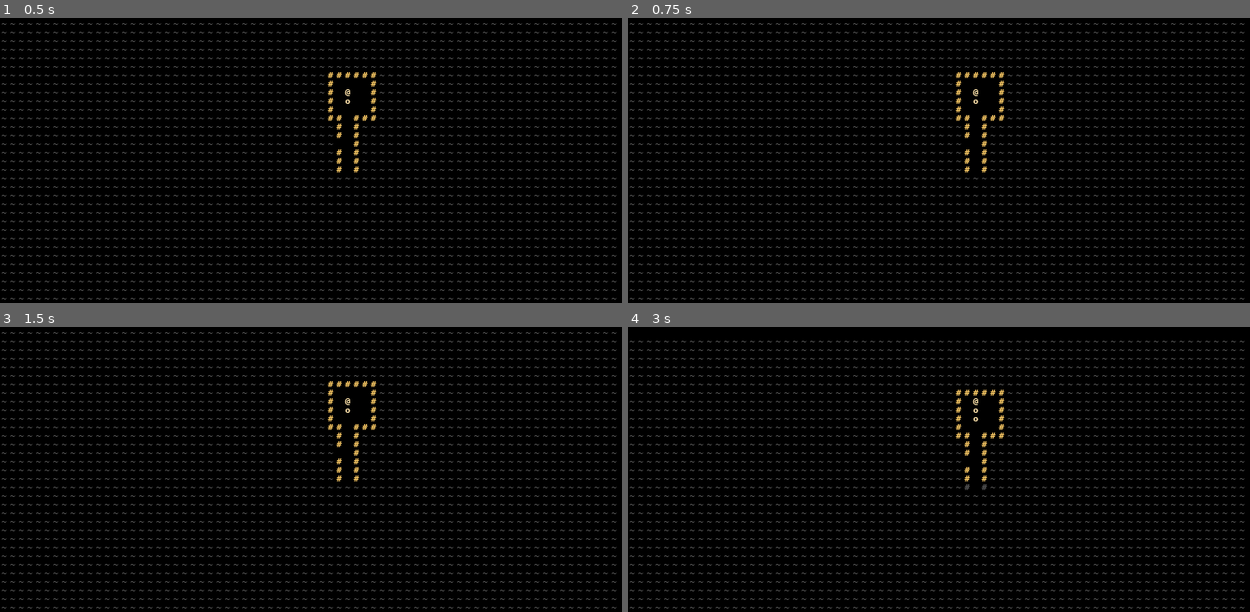
Above: before the commit, frames 1-4 (two rows, left to right).
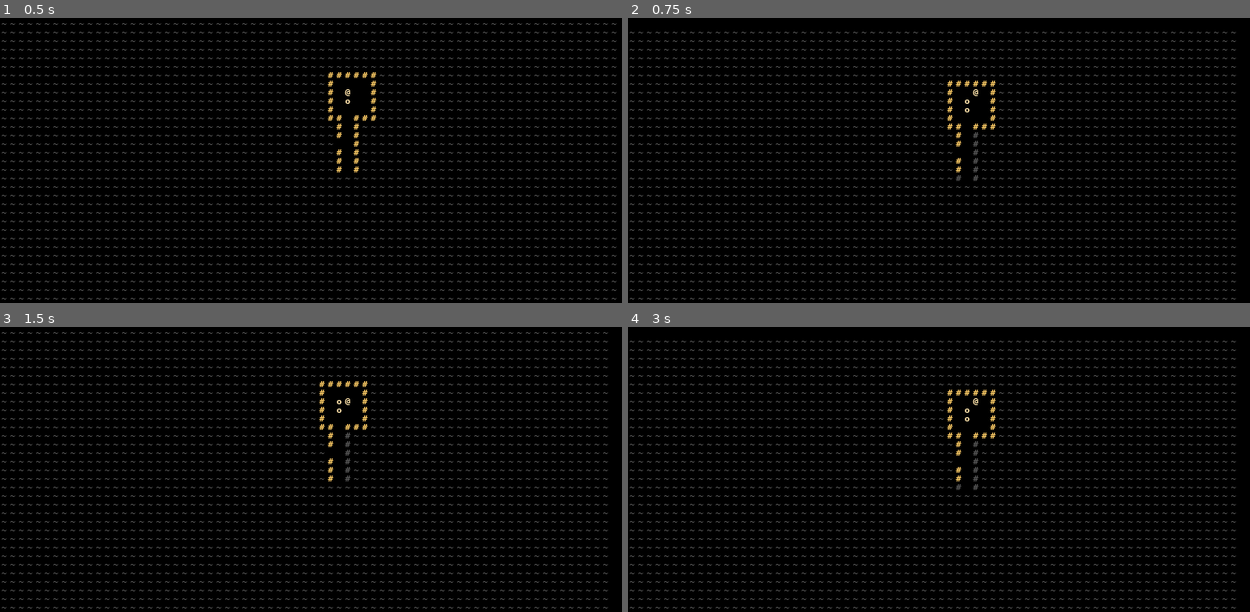
Above: after the commit, the same moments.

Repository: TechniMan/RLDevDoesTheTutorial-2023
Game: Godot game, scene res://engine.tscn
Two runs of this game, one before a commit and one after it. Both use one fixed random seed, a clock stepped at 60 frames per second and the inputs below.
Inputs:
- Up to frame 1 (0.5 s): no input
- Up to frame 2 (0.75 s): tap Enter at 0.5 s; hold Keypad 9 (move_northeast, bound only after the commit) from 0.53 s (still down); tap Keypad 5 (wait, bound only after the commit) at 0.6 s
- Up to frame 3 (1.5 s): tap Space at 1.25 s; release Keypad 9 (move_northeast, bound only after the commit) at 1.28 s; hold Down (move_south) from 1.28 s (still down); tap Keypad 5 (wait, bound only after the commit) at 1.35 s
- Up to frame 4 (3 s): tap Enter at 2 s; release Down (move_south) at 2.03 s; hold Keypad 9 (move_northeast, bound only after the commit) 2.03-2.78 s; hold Shift 2.03-2.78 s; tap Keypad 5 (wait, bound only after the commit) at 2.3, 2.85 s; tap Space at 2.75 s; hold Up (move_north) from 2.78 s (still down)

Frame 1 is identical in both runs. In frame 2, 1.1% of the frame differs, in the area x 0-100%, y 1-99%; in frame 3, 0.8%; in frame 4, 0.8%.

Commit message:
Enemies now act after player's turn

Diff:
--- a/dungeon/map.gd
+++ b/dungeon/map.gd
@@ -1,4 +1,5 @@
 extends Resource
+class_name Map
 
 
 const los = preload("res://objects/los.gd")
@@ -14,19 +15,20 @@
 
 
 const CHAR_TO_ATLAS = {
+	# symbols
 	" ": Vector2i(0, 0),
 	"#": Vector2i(3, 0),
 	".": Vector2i(14, 0),
 	"@": Vector2i(0, 1),
 	"~": Vector2i(10, 1),
-
+	# letters
 	"A": Vector2i(0, 3),
 	"a": Vector2i(0, 4),
 	"O": Vector2i(14, 3),
 	"o": Vector2i(14, 4),
 	"T": Vector2i(19, 3),
 	"t": Vector2i(19, 4),
-
+	# numbers
 	"0": Vector2i(16, 0),
 	"1": Vector2i(17, 0),
 	"2": Vector2i(18, 0),
@@ -40,10 +42,12 @@
 }
 
 
+# MAP MEMBERS
+
 const tile_size = 10
 const window_width = 80
 const window_height = 50
-const half_window_height = Vector2i(window_width / 2, window_height / 2)
+const half_window_height = Vector2i(window_width / 2.0, window_height / 2.0)
 var map_width: int
 var map_height: int
 
@@ -78,6 +82,8 @@
 var entities: Array[Entity]
 var rooms: Array[Room]
 
+# END MAP MEMBERS
+
 
 func _init(width: int, height: int):
 	map_width = width
@@ -92,11 +98,28 @@
 
 	# initialise cost array
 	grid = AStarGrid2D.new()
+	grid.set_region(Rect2i(0, 0, map_width, map_height))
+	grid.update()
+
+
+func get_actors() -> Array[Actor]:
+	var actors: Array[Actor] = []
+	for e in entities:
+		if e is Actor:
+			actors.append(e)
+	return actors
 
 
 func get_blocking_entity_at_location(location: Vector2i) -> Entity:
 	var blockers = entities.filter(func(e: Entity): return e.blocks_movement and e.position == location)
 	return blockers.front() if blockers.size() > 0 else null
+
+
+func get_actor_at_location(location: Vector2i) -> Actor:
+	for a in get_actors():
+		if a.position == location:
+			return a
+	return null
 
 
 ## Finds best path from from to to; if no valid path exists, returns empty
@@ -112,7 +135,7 @@
 	tilemap.clear_layer(layer_entities)
 
 	# shift tilemap so that player is in centre of the window
-	tilemap.position = self.map_to_px(half_window_height - player.position)
+	tilemap.position = Map.map_to_px(half_window_height - player.position)
 
 	# set up the nav grid ready for filling in
 	grid.clear()
@@ -129,13 +152,13 @@
 		for x in range(map_width):
 			var v = Vector2i(x, y)
 			if is_explored(x, y):
-				tilemap.set_cell(layer_explored, v, 0, CHAR_TO_ATLAS[get_tile(x, y).char])
+				tilemap.set_cell(layer_explored, v, 0, CHAR_TO_ATLAS[get_tile(x, y).character])
 			else:
-				tilemap.set_cell(layer_explored, v, 0, CHAR_TO_ATLAS[Tiles.FOG.char])
+				tilemap.set_cell(layer_explored, v, 0, CHAR_TO_ATLAS[Tiles.FOG.character])
 
 			# fill in light visible tiles
 			if visible_points.find(v) != -1:
-				tilemap.set_cell(layer_visible, v, 0, CHAR_TO_ATLAS[get_tile(x, y).char])
+				tilemap.set_cell(layer_visible, v, 0, CHAR_TO_ATLAS[get_tile(x, y).character])
 				explore(x, y)
 				set_visible(x, y, true)
 			else:
@@ -143,19 +166,19 @@
 
 			# fill nav grid with walkability values
 			grid.set_point_solid(v, is_walkable(x, y))
-
+	grid.update()
 	# THEN DRAW THE ENTITIES #
 
 	# draw all entities visible to player
 	for e in entities:
 		if is_visible(e.position.x, e.position.y):
-			tilemap.set_cell(layer_entities, e.position, 0, CHAR_TO_ATLAS[e.char], 0)
+			tilemap.set_cell(layer_entities, e.position, 0, CHAR_TO_ATLAS[e.character], 0)
 		# and add entity to nav grid
 		if e.blocks_movement:
 			# A lower number means more enemies will crowd behind each other in
 			# hallways. A higher number means enemies will take longer paths in
 			# order to surround the player.
-			grid.set_point_weight_scale(Vector2i(e.position.x, e.position.y), 10)
+			grid.set_point_weight_scale(Vector2i(e.position.x, e.position.y), 1)
 
 	# draw the player
-	tilemap.set_cell(layer_entities, player.position, 0, CHAR_TO_ATLAS[player.char], 0)
+	tilemap.set_cell(layer_entities, player.position, 0, CHAR_TO_ATLAS[player.character], 0)
--- a/dungeon/procgen.gd
+++ b/dungeon/procgen.gd
@@ -20,6 +20,7 @@
 	player: Entity
 ) -> Map:
 	var new_map = Map.new(map_width, map_height)
+	new_map.entities.append(player)
 	# initialise map as all walls
 	for y in map_height:
 		for x in map_width:
@@ -75,9 +76,9 @@
 		#if not entities.any(func(e): return e.position == Vector2i(x, y)):
 		var v = rand.randf()
 		if v < 0.8:
-			e = Entities.ORC.spawn(x, y)
+			e = Entities.SpawnOrc(x, y)
 		else:
-			e = Entities.TROLL.spawn(x, y)
+			e = Entities.SpawnTroll(x, y)
 		new_map.entities.append(e)
 
 
--- a/dungeon/tile.gd
+++ b/dungeon/tile.gd
@@ -4,12 +4,12 @@
 
 var walkable: bool
 var transparent: bool
-var char: String
+var character: String
 var colour: Color
 
 
 func _init(_walkable: bool, _transparent: bool, _char: String):
 	walkable = _walkable
 	transparent = _transparent
-	char = _char
+	character = _char
 	colour = Color.WHITE
--- a/entities/actor.gd
+++ b/entities/actor.gd
@@ -36,7 +36,7 @@
 	var clone = get_script().new(
 		x,
 		y,
-		char,
+		character,
 		name,
 		blocks_movement,
 		ai,
--- a/entities/components.gd
+++ b/entities/components.gd
@@ -33,12 +33,15 @@
 		return _current_hp
 
 	func set_hp(value: int):
-		# set current_hp to no lesser than 0 and no greater than max_hp
+		# clamp current_hp between 0 and max_hp
 		_current_hp = maxi(0, mini(value, _max_hp))
+
+	func take_damage(damage: int):
+		_current_hp -= damage
 
 
 class BaseAI extends Component:
-	func perform(target: Entity, map: Map) -> void:
+	func perform(_target: Entity, _map: Map) -> void:
 		pass
 
 	## Compute and return path to destination.
@@ -51,18 +54,21 @@
 class HostileEnemy extends BaseAI:
 	var path: Array[Vector2i]
 
-	func perform(target: Entity, map: Map) -> void:
+	func perform(target: Entity, map: Map):
 		var dx = target.position.x - owner.position.x
 		var dy = target.position.y - owner.position.y
 		var distance = maxi(absi(dx), abs(dy)) # Chebyshev distance: diag equidistant to orthog
 
+		# is owning entity visible to player
 		if map.is_visible(owner.position.x, owner.position.y):
+			# if in melee range
 			if distance <= 1:
 				return Action.MeleeAction.new(owner, map, dx, dy).perform()
+			# else, calculate path to player
 			path = get_path_to(target.position, map)
 
 		if path:
-			var destination = path.pop_front()
-			return Action.MoveAction.new(owner, map, destination.x - owner.x, destination.y - owner.y).perform()
+			var destination = path[1]
+			return Action.MoveAction.new(owner, map, destination.x - owner.position.x, destination.y - owner.position.y).perform()
 
 		return Action.WaitAction.new(owner, map).perform()
--- a/entities/entities.gd
+++ b/entities/entities.gd
@@ -7,26 +7,29 @@
 const Fighter = Components.Fighter
 
 
-static var PLAYER = Actor.new(
-	0, 0, "@",
-	"Player",
-	true,
-	null,
-	Fighter.new(30, 2, 5)
-)
+static func SpawnPlayer() -> Actor:
+	return Actor.new(
+		0, 0, "@",
+		"Player",
+		true,
+		null,
+		Fighter.new(30, 2, 5)
+	)
 
-static var ORC = Actor.new(
-	0, 0, "o",
-	"Orc",
-	true,
-	HostileEnemy.new(null),
-	Fighter.new(10, 0, 3)
-)
+static func SpawnOrc(x: int, y: int) -> Actor:
+	return Actor.new(
+		x, y, "o",
+		"Orc",
+		true,
+		HostileEnemy.new(null),
+		Fighter.new(10, 0, 3)
+	)
 
-static var TROLL = Actor.new(
-	0, 0, "T",
-	"Troll",
-	true,
-	HostileEnemy.new(null),
-	Fighter.new(16, 1, 4)
-)
+static func SpawnTroll(x: int, y: int) -> Actor:
+	return Actor.new(
+		x, y, "T",
+		"Troll",
+		true,
+		HostileEnemy.new(null),
+		Fighter.new(16, 1, 4)
+	)
--- a/entities/entity.gd
+++ b/entities/entity.gd
@@ -2,7 +2,7 @@
 class_name Entity
 
 
-var char: String
+var character: String
 var position: Vector2i
 const sight_range: int = 10
 var name: String
@@ -16,7 +16,7 @@
 	_name: String = "<Unnamed>",
 	_blocks_movement: bool = false
 ):
-	char = _char
+	character = _char
 	position = Vector2i(_x, _y)
 	name = _name
 	blocks_movement = _blocks_movement
@@ -36,7 +36,7 @@
 	var clone = get_script().new(
 		x,
 		y,
-		char,
+		character,
 		name,
 		blocks_movement
 	)
--- a/nodes/engine.gd
+++ b/nodes/engine.gd
@@ -20,7 +20,7 @@
 
 func _ready():
 	# init player
-	player = Entities.PLAYER
+	player = Entities.SpawnPlayer()
 
 	# set up a basic dungeon of rooms; also sets player position
 	map = ProcGen.generate_dungeon(
@@ -34,7 +34,7 @@
 	map.draw_map(tile_map, player)
 
 
-func _process(delta):
+func _process(_delta):
 	# INPUT
 	var action = input_handler.dispatch(player, map)
 
@@ -50,6 +50,6 @@
 
 
 func handle_enemy_turns():
-	for e in map.entities:
-		if (e as Actor).ai:
-			(e as Actor).ai.perform(player, map)
+	for a in map.get_actors():
+		if a.ai:
+			a.ai.perform(player, map)
--- a/objects/actions.gd
+++ b/objects/actions.gd
@@ -3,15 +3,16 @@
 
 
 const Entity = preload("res://entities/entity.gd")
+const Actor = preload("res://entities/actor.gd")
 const Map = preload("res://dungeon/map.gd")
 
 
 # ACTION BASE MEMBERS
 
-var entity: Entity
+var entity: Actor
 var map: Map
 
-func _init(_entity: Entity, _map: Map):
+func _init(_entity: Actor, _map: Map):
 	entity = _entity
 	map = _map
 
@@ -35,19 +36,21 @@
 	var dy: int
 	var destination: Vector2i
 	var blocking_entity: Entity
+	var target_actor: Actor
 
-	func _init(_entity: Entity, _map: Map, _dx: int, _dy: int):
+	func _init(_entity: Actor, _map: Map, _dx: int, _dy: int):
 		entity = _entity
 		map = _map
 		dx = _dx
 		dy = _dy
 		destination = entity.position + Vector2i(dx, dy)
 		blocking_entity = map.get_blocking_entity_at_location(destination)
+		target_actor = map.get_actor_at_location(destination)
 
 
 class MoveAction extends ActionWithDirection:
 	func perform():
-		var is_zero = dx == 0 and dy == 0
+		#var is_zero = dx == 0 and dy == 0
 		# ensure we can move this way and are not blocked
 		if not map.is_in_bounds(destination.x, destination.y):
 			return
@@ -61,16 +64,26 @@
 
 class MeleeAction extends ActionWithDirection:
 	func perform():
-		var destination = entity.position + Vector2i(dx, dy)
-		if blocking_entity == null:
+		#var destination = entity.position + Vector2i(dx, dy)
+		if target_actor == null:
 			return
 
-		print("You kick the " + blocking_entity.name + ", much to its annoyance!")
+		var damage = entity.fighter.power - target_actor.fighter.defense
+
+		var attack_description = "{self} attacks {target}".format({
+			"self": entity.name,
+			"target": target_actor.name
+		})
+		if damage > 0:
+			print(attack_description + " for " + str(damage) + " hit points.")
+			target_actor.fighter.take_damage(damage)
+		else:
+			print(attack_description + " but does no damage.")
 
 
 class BumpAction extends ActionWithDirection:
 	func perform():
-		if blocking_entity:
+		if target_actor:
 			return MeleeAction.new(entity, map, dx, dy).perform()
 		else:
 			return MoveAction.new(entity, map, dx, dy).perform()
--- a/objects/input_handlers.gd
+++ b/objects/input_handlers.gd
@@ -3,6 +3,11 @@
 const Action = preload("res://objects/actions.gd")
 const Entity = preload("res://entities/entity.gd")
 const Map = preload("res://dungeon/map.gd")
+
+
+# const MOVE_DIRECTIONS = {
+# 	"move_north" = Vector2i(0, -1)
+# }
 
 
 func dispatch(actor: Entity, map: Map) -> Action:
@@ -13,14 +18,25 @@
 		action = Action.EscapeAction.new(actor, map)
 
 	# player movement input
+	if Input.is_action_just_pressed("move_north"):
+		action = Action.BumpAction.new(actor, map, 0, -1)
+	if Input.is_action_just_pressed("move_northeast"):
+		action = Action.BumpAction.new(actor, map, 1, -1)
 	if Input.is_action_just_pressed("move_east"):
 		action = Action.BumpAction.new(actor, map, 1, 0)
+	if Input.is_action_just_pressed("move_southeast"):
+		action = Action.BumpAction.new(actor, map, 1, 1)
+	if Input.is_action_just_pressed("move_south"):
+		action = Action.BumpAction.new(actor, map, 0, 1)
+	if Input.is_action_just_pressed("move_southwest"):
+		action = Action.BumpAction.new(actor, map, -1, 1)
 	if Input.is_action_just_pressed("move_west"):
 		action = Action.BumpAction.new(actor, map, -1, 0)
-	if Input.is_action_just_pressed("move_north"):
-		action = Action.BumpAction.new(actor, map, 0, -1)
-	if Input.is_action_just_pressed("move_south"):
-		action = Action.BumpAction.new(actor, map, 0, 1)
+	if Input.is_action_just_pressed("move_northwest"):
+		action = Action.BumpAction.new(actor, map, -1, -1)
+
+	if Input.is_action_just_pressed("wait"):
+		action = Action.WaitAction.new(actor, map)
 
 	# cheeky hacky speed-up shortcut; TODO remove or improve
 	if action is Action.BumpAction and Input.is_key_pressed(KEY_SHIFT):
--- a/objects/los.gd
+++ b/objects/los.gd
@@ -18,7 +18,7 @@
 
 # Returns a set of all points visible from the given vantage point.
 static func get_visible_points(vantage_point: Vector2i, get_allows_light: Callable, max_distance: int) -> Array[Vector2i]:
-	var los_cache: Array[Vector2i]
+	var los_cache: Array[Vector2i] = []
 	los_cache.append(vantage_point)
 	for region in range(8):
 		_cast_light(
--- a/project.godot
+++ b/project.godot
@@ -12,7 +12,7 @@
 
 config/name="my-first-roguelike"
 run/main_scene="res://engine.tscn"
-config/features=PackedStringArray("4.1", "GL Compatibility")
+config/features=PackedStringArray("4.1", "4.1.1", "GL Compatibility")
 config/icon="res://icon.svg"
 
 [display]
@@ -20,33 +20,33 @@
 window/size/viewport_width=800
 window/size/viewport_height=500
 
+[dotnet]
+
+project/assembly_name="my-first-roguelike"
+
 [input]
 
 move_north={
 "deadzone": 0.5,
-"events": [Object(InputEventKey,"resource_local_to_scene":fa …(140 unchanged characters)… d":false,"keycode":0,"physical_keycode":87,"key_label":0,"unicode":119,"echo":false,"script":null)
-, Object(InputEventKey,"resource_local_to_scene":false,"resource_name":"","device":-1,"window_id":0,"alt_pressed":false,"shift_pressed":false,"ctrl_pressed":false,"meta_pressed":false,"pressed":false,"keycode":0,"physical_keycode":4194320,"key_label":0,"unicode":0,"echo":false,"script":null)
+"events": [Object(InputEventKey,"resource_local_to_scene":fa …(140 unchanged characters)… d":false,"keycode":0,"physical_keycode":4194320,"key_label":0,"unicode":0,"echo":false,"script":null)
 , Object(InputEventKey,"resource_local_to_scene":false,"resource_name":"","device":-1,"window_id":0,"alt_pressed":false,"shift_pressed":false,"ctrl_pressed":false,"meta_pressed":false,"pressed":false,"keycode":0,"physical_keycode":4194446,"key_label":0,"unicode":56,"echo":false,"script":null)
 ]
 }
 move_south={
 "deadzone": 0.5,
-"events": [Object(InputEventKey,"resource_local_to_scene":fa …(140 unchanged characters)… d":false,"keycode":0,"physical_keycode":83,"key_label":0,"unicode":115,"echo":false,"script":null)
-, Object(InputEventKey,"resource_local_to_scene":false,"resource_name":"","device":-1,"window_id":0,"alt_pressed":false,"shift_pressed":false,"ctrl_pressed":false,"meta_pressed":false,"pressed":false,"keycode":0,"physical_keycode":4194322,"key_label":0,"unicode":0,"echo":false,"script":null)
+"events": [Object(InputEventKey,"resource_local_to_scene":fa …(140 unchanged characters)… d":false,"keycode":0,"physical_keycode":4194322,"key_label":0,"unicode":0,"echo":false,"script":null)
 , Object(InputEventKey,"resource_local_to_scene":false,"resource_name":"","device":-1,"window_id":0,"alt_pressed":false,"shift_pressed":false,"ctrl_pressed":false,"meta_pressed":false,"pressed":false,"keycode":0,"physical_keycode":4194440,"key_label":0,"unicode":50,"echo":false,"script":null)
 ]
 }
 move_west={
 "deadzone": 0.5,
-"events": [Object(InputEventKey,"resource_local_to_scene":fa …(140 unchanged characters)… d":false,"keycode":0,"physical_keycode":65,"key_label":0,"unicode":97,"echo":false,"script":null)
-, Object(InputEventKey,"resource_local_to_scene":false,"resource_name":"","device":-1,"window_id":0,"alt_pressed":false,"shift_pressed":false,"ctrl_pressed":false,"meta_pressed":false,"pressed":false,"keycode":0,"physical_keycode":4194319,"key_label":0,"unicode":0,"echo":false,"script":null)
+"events": [Object(InputEventKey,"resource_local_to_scene":fa …(140 unchanged characters)… d":false,"keycode":0,"physical_keycode":4194319,"key_label":0,"unicode":0,"echo":false,"script":null)
 , Object(InputEventKey,"resource_local_to_scene":false,"resource_name":"","device":-1,"window_id":0,"alt_pressed":false,"shift_pressed":false,"ctrl_pressed":false,"meta_pressed":false,"pressed":false,"keycode":0,"physical_keycode":4194442,"key_label":0,"unicode":52,"echo":false,"script":null)
 ]
 }
 move_east={
 "deadzone": 0.5,
-"events": [Object(InputEventKey,"resource_local_to_scene":fa …(140 unchanged characters)… d":false,"keycode":0,"physical_keycode":68,"key_label":0,"unicode":100,"echo":false,"script":null)
-, Object(InputEventKey,"resource_local_to_scene":false,"resource_name":"","device":-1,"window_id":0,"alt_pressed":false,"shift_pressed":false,"ctrl_pressed":false,"meta_pressed":false,"pressed":false,"keycode":0,"physical_keycode":4194321,"key_label":0,"unicode":0,"echo":false,"script":null)
+"events": [Object(InputEventKey,"resource_local_to_scene":fa …(140 unchanged characters)… d":false,"keycode":0,"physical_keycode":4194321,"key_label":0,"unicode":0,"echo":false,"script":null)
 , Object(InputEventKey,"resource_local_to_scene":false,"resource_name":"","device":-1,"window_id":0,"alt_pressed":false,"shift_pressed":false,"ctrl_pressed":false,"meta_pressed":false,"pressed":false,"keycode":0,"physical_keycode":4194444,"key_label":0,"unicode":54,"echo":false,"script":null)
 ]
 }
@@ -55,6 +55,31 @@
 "events": [Object(InputEventKey,"resource_local_to_scene":false,"resource_name":"","device":-1,"window_id":0,"alt_press …(182 unchanged characters)…
 ]
 }
+move_northwest={
+"deadzone": 0.5,
+"events": [Object(InputEventKey,"resource_local_to_scene":false,"resource_name":"","device":-1,"window_id":0,"alt_pressed":false,"shift_pressed":false,"ctrl_pressed":false,"meta_pressed":false,"pressed":false,"keycode":0,"physical_keycode":4194445,"key_label":0,"unicode":55,"echo":false,"script":null)
+]
+}
+move_northeast={
+"deadzone": 0.5,
+"events": [Object(InputEventKey,"resource_local_to_scene":false,"resource_name":"","device":-1,"window_id":0,"alt_pressed":false,"shift_pressed":false,"ctrl_pressed":false,"meta_pressed":false,"pressed":false,"keycode":0,"physical_keycode":4194447,"key_label":0,"unicode":57,"echo":false,"script":null)
+]
+}
+move_southeast={
+"deadzone": 0.5,
+"events": [Object(InputEventKey,"resource_local_to_scene":false,"resource_name":"","device":-1,"window_id":0,"alt_pressed":false,"shift_pressed":false,"ctrl_pressed":false,"meta_pressed":false,"pressed":false,"keycode":0,"physical_keycode":4194441,"key_label":0,"unicode":51,"echo":false,"script":null)
+]
+}
+move_southwest={
+"deadzone": 0.5,
+"events": [Object(InputEventKey,"resource_local_to_scene":false,"resource_name":"","device":-1,"window_id":0,"alt_pressed":false,"shift_pressed":false,"ctrl_pressed":false,"meta_pressed":false,"pressed":false,"keycode":0,"physical_keycode":4194439,"key_label":0,"unicode":49,"echo":false,"script":null)
+]
+}
+wait={
+"deadzone": 0.5,
+"events": [Object(InputEventKey,"resource_local_to_scene":false,"resource_name":"","device":-1,"window_id":0,"alt_pressed":false,"shift_pressed":false,"ctrl_pressed":false,"meta_pressed":false,"pressed":false,"keycode":0,"physical_keycode":4194443,"key_label":0,"unicode":53,"echo":false,"script":null)
+]
+}
 
 [rendering]
 
Not shown, added: changes_from_tutorial.md
